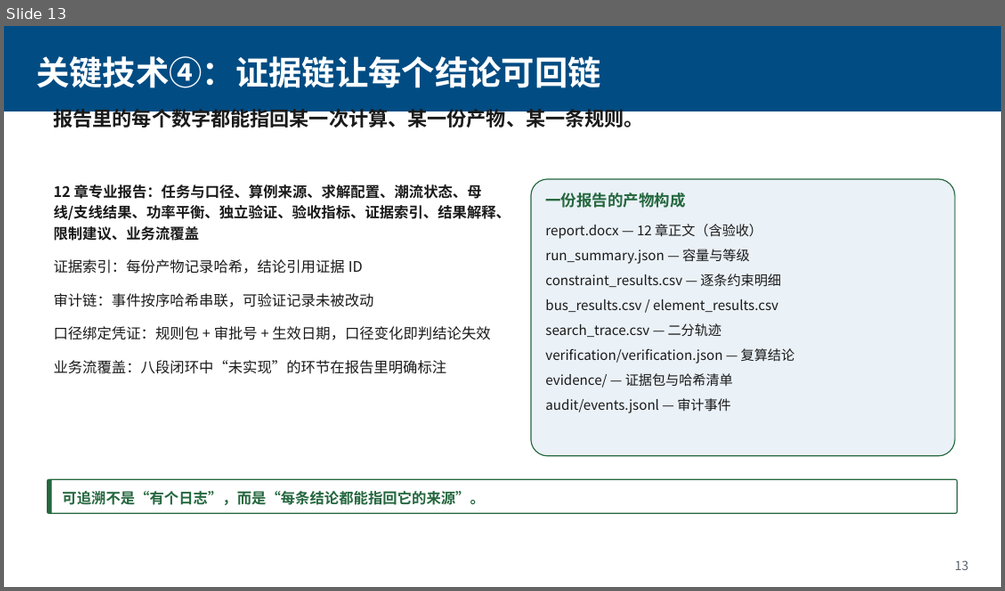
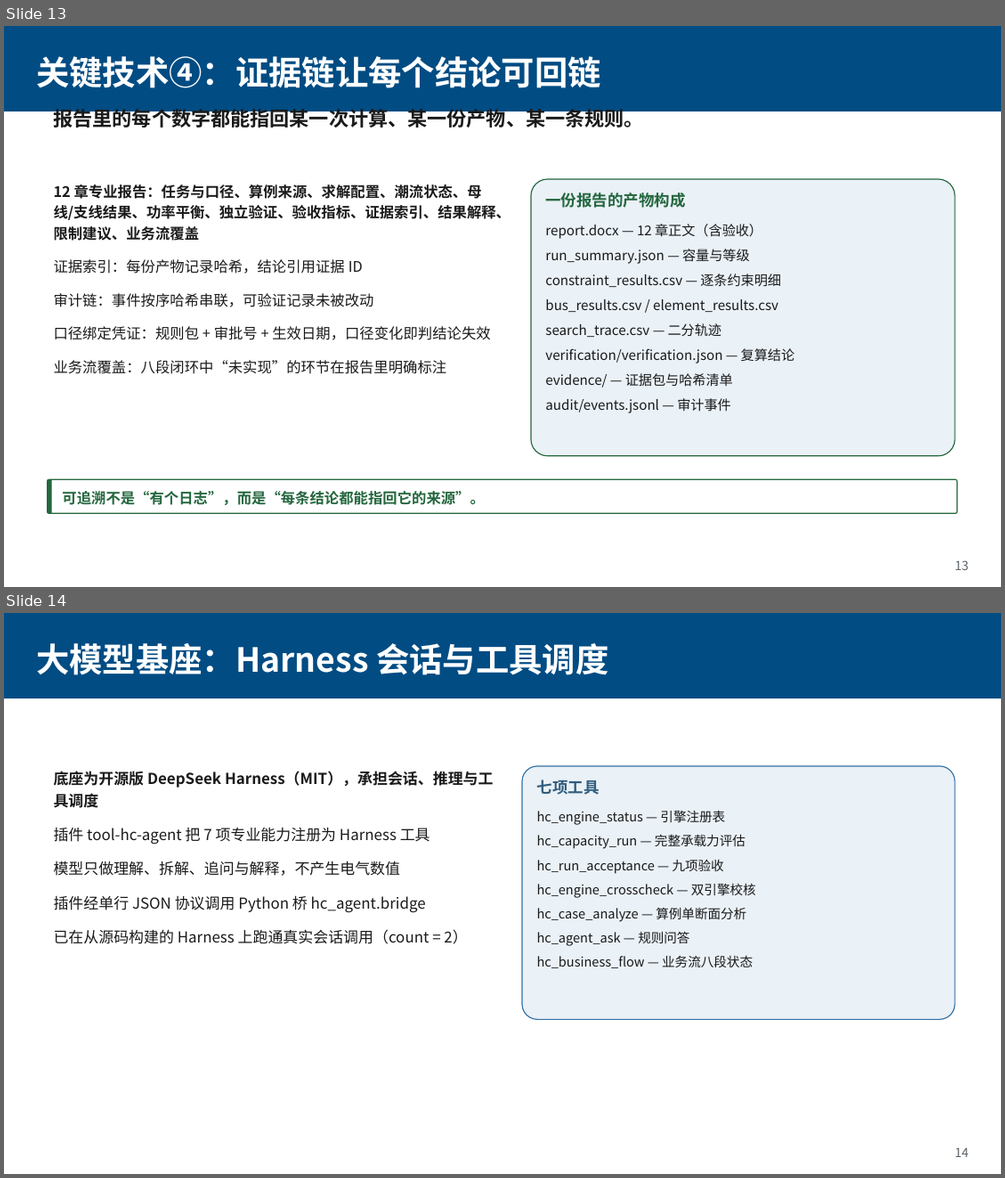
Before and after one commit to Coba1t-4U/hc-capacity-agent, a slide deck: docs/配网承载力智能体.pptx. Shown one above the other, each under a label of ours: slide 13 before the commit, slides 13 and 14 after it. The pictures are 1005x591 and 1005x1178 pixels, drawn with LibreOffice and Linux fonts; fonts in the diff are those of the drawing. Boxes give left, top, right and bottom in pixels: in the first picture for what was removed or moved away, otherwise in the second. Text is boxed around its words. In the diff, an @@ line names an element or a change of style, - is before the commit and + after.

Commit message:
PPT 补齐至31页并与模板逐页对应：新增分析场景、大模型基座、专业技能与契约、异常工况、知识库、验证、系统配置界面（真实截图）

```diff
--- a/docs/配网承载力智能体.pptx
+++ b/docs/配网承载力智能体.pptx
@@ slide 14 added at bbox=[4, 613, 1001, 1174], background #FFFFFF @@
@@ rectangle added at bbox=[4, 613, 1001, 698], fill #014C83 @@
@@ text added at bbox=[36, 643, 608, 675], 32 pt, text #FFFFFF, bold @@
+大模型基座：Harness 会话与工具调度
@@ text added at bbox=[54, 771, 494, 944], 14.5 pt, text #1A1A1A @@
+底座为开源版 DeepSeek Harness（MIT），承担会话、推理与工具调度
+插件 tool-hc-agent 把 7 项专业能力注册为 Harness 工具
+模型只做理解、拆解、追问与解释，不产生电气数值
+插件经单行 JSON 协议调用 Python 桥 hc_agent.bridge
+已在从源码构建的 Harness 上跑通真实会话调用（count = 2）
@@ rounded rectangle added at bbox=[522, 766, 955, 1020], fill #EAF1F7, outline #3371A4 1 pt @@
@@ text added at bbox=[537, 779, 756, 968], 12.5 pt, text #1A1A1A @@
+七项工具
+hc_engine_status — 引擎注册表
+hc_capacity_run — 完整承载力评估
+hc_run_acceptance — 九项验收
+hc_engine_crosscheck — 双引擎校核
+hc_case_analyze — 算例单断面分析
+hc_agent_ask — 规则问答
+hc_business_flow — 业务流八段状态
@@ text added at bbox=[955, 1148, 969, 1157], 12 pt, text #5A626A @@
+14
```
Also in this commit, not shown: 12 slides changed, 5 other slides added, 4 other files.
